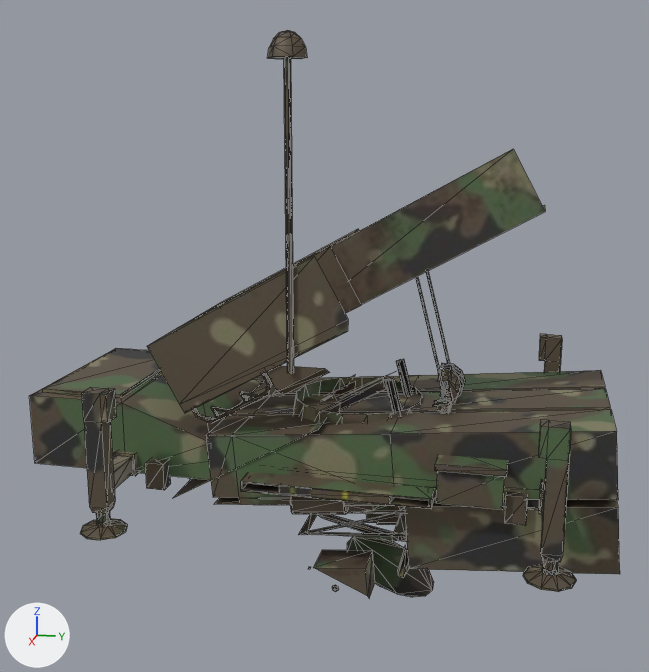
The glTF model fortuna-bot-web/games/airdef/models/nasams.glb: old version first, new version second.
The view is the same before and after, from a 50 mm camera at (11.06, 2.38, 4.81) aimed at (-0.01, 0.16, 2.04). Arrows for +X, +Y and +Z are at lower left; the lights stay in place. The picture after the commit comes second. Mesh edges are drawn as thin lines. Vertices at exactly the same position are counted once.

Names of what the first picture shows: 'body|object_0', 'cradle|object_0', 'turret|object_0'.
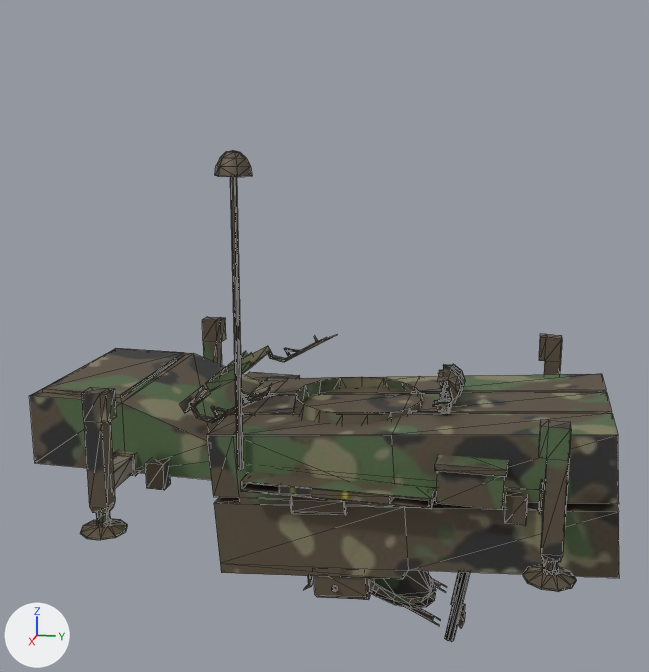
Changed parts and their boxes [x1, y1, x2, y2] in the pictures (649 x 672 px; the box of a moved part takes in the faces that stretch with it):
'body|object_0', reshaped (51% shorter): before [29, 30, 576, 592]; after [29, 317, 576, 592]
'cradle|object_0', reshaped (17% taller): before [206, 370, 620, 599]; after [207, 374, 619, 641]
'turret|object_0', reshaped: before [173, 359, 412, 513]; after [215, 150, 252, 470]
part 1 of me_turret_object_0, rebuilt (not visible afterwards): before [346, 505, 383, 513]
part 2 of me_turret_object_0, added: after [215, 150, 252, 177]
part 3 of me_turret_object_0, deleted: before [321, 372, 394, 411]
part 4 of me_turret_object_0, moved or reshaped: before [173, 359, 412, 498]; after [230, 177, 243, 470]
part 5 of me_cradle_object_0, moved or reshaped: before [252, 370, 605, 396]; after [252, 374, 606, 395]
part 6 of me_cradle_object_0, moved or reshaped (not visible afterwards): before [366, 506, 404, 523]
part 7 of me_cradle_object_0, rebuilt: before [347, 537, 434, 597]; after [371, 570, 436, 608]
part 8 of me_cradle_object_0, rebuilt: before [214, 497, 620, 578]; after [214, 497, 619, 579]
part 9 of me_cradle_object_0, rebuilt (not visible afterwards): before [308, 514, 400, 532]
part 10 of me_cradle_object_0, added: after [445, 572, 470, 641]
part 11 of me_cradle_object_0, added (mostly hidden): after [451, 572, 460, 605]
part 12 of me_cradle_object_0, moved or reshaped: before [206, 389, 618, 599]; after [207, 392, 619, 628]
part 13 of me_body_object_0, deleted: before [268, 30, 307, 59]
part 14 of me_body_object_0, deleted: before [284, 58, 294, 373]
part 15 of me_body_object_0, deleted (brown): before [267, 366, 330, 395]
part 16 of me_body_object_0, deleted (brown): before [147, 149, 545, 413]

The change, as a list of edits to the scene's bpy script:
```text
Change me_turret_object_0:
    remove me_turret_object_0.from_pydata(...)  # 388 vertices, 562 faces; spans x -1.21..1.27, y -1.59..1.59, z 0.0..1.69
    add me_turret_object_0.from_pydata(...)  # 319 vertices, 455 faces; spans x -0.91..1.51, y -1.21..1.21, z 0.0..4.44
    me_turret_object_0 part 1: the loose piece of 129 vertices spanning x -0.87..0.96, y -0.83..1.28, z 0.04..0.6 is rebuilt with 92 vertices and now spans x -0.91..0.91, y -1.21..0.89, z 0.04..0.6
    me_turret_object_0 part 2: a new loose piece of 25 vertices spanning x 1.13..1.51, y -0.82..-0.38, z 4.16..4.44, in mat_object_0 (picture img_image_0)
    me_turret_object_0 part 3: 6 loose pieces with 51 vertices, spanning x -1.21..1.22, y -1.56..1.57, z 0.07..1.63, are deleted
    me_turret_object_0 part 4: 35 vertices removed from x -0.43..1.27, y -1.59..1.51, z 0.07..1.69; 29 vertices added at x -0.46..1.35, y -0.64..1.18, z 0.28..4.17
    other edits to the shape of me_turret_object_0 do not show in these pictures
Change me_body_object_0:
    remove me_body_object_0.from_pydata(...)  # 1215 vertices, 2134 faces; spans x -2.28..2.28, y -3.42..3.42, z 0.0..5.68
    remove me_body_object_0.materials.append(mat_object_0_001)  # picture img_image_0
    add me_body_object_0.from_pydata(...)  # 1119 vertices, 1974 faces; spans x -2.28..2.28, y -3.42..3.42, z 0.0..1.77
    me_body_object_0 part 13: the loose piece of 25 vertices spanning x 1.14..1.53, y -0.19..0.25, z 5.4..5.68 is deleted
    me_body_object_0 part 14: the loose piece of 12 vertices spanning x 1.3..1.37, y -0.01..0.07, z 1.93..5.42 is deleted
    me_body_object_0 part 15: the loose piece of 6 vertices spanning x 0.77..1.28, y -0.32..0.47, z 1.6..1.99 is deleted
    me_body_object_0 part 16
    49 vertices are removed from x -1.34..1.31, y -1.76..2.84, z 1.71..4.44
    91 faces are deleted
    other edits to the shape of me_body_object_0 do not show in these pictures
    add me_body_object_0.materials.append(mat_object_0_002)  # picture img_image_0
Change me_cradle_object_0:
    remove me_cradle_object_0.from_pydata(...)  # 291 vertices, 418 faces; spans x -1.45..1.38, y -1.06..3.9, z -1.35..1.47
    remove me_cradle_object_0.materials.append(mat_object_0_002)  # picture img_image_0
    add me_cradle_object_0.from_pydata(...)  # 434 vertices, 685 faces; spans x -1.45..1.38, y -1.05..3.9, z -1.83..1.43
    me_cradle_object_0 part 5: the loose piece of 20 vertices spanning x -1.37..-0.43, y -1.01..3.82, z 0.14..1.45 is turned -0.7 degrees about the x axis through the mesh origin, in mat_object_0_001 (picture img_image_0)
    me_cradle_object_0 part 6: the loose piece of 8 vertices spanning x -0.91..-0.64, y 0.62..1.3, z -0.82..-0.5 is moved by (0.0, -0.01, -0.01), in mat_object_0_001 (picture img_image_0)
    me_cradle_object_0 part 7: the loose piece of 17 vertices spanning x -0.65..0.65, y 0.48..1.66, z -1.35..-0.83 is rebuilt with 56 vertices and now spans x -0.74..0.74, y 0.09..1.69, z -1.48..-0.64, in mat_object_0_001 (picture img_image_0)
    me_cradle_object_0 part 8: the loose piece of 16 vertices spanning x 0.42..1.36, y -0.98..3.85, z -0.57..0.58 is rebuilt with 24 vertices and now spans x 0.42..1.36, y -0.98..3.85, z -0.78..0.54, in mat_object_0_001 (picture img_image_0)
    me_cradle_object_0 part 9: the loose piece of 6 vertices spanning x -0.36..0.33, y -0.05..1.2, z -0.59..-0.48 is rebuilt with 8 vertices and now spans x -0.36..0.33, y -0.06..1.2, z -0.68..-0.5, in mat_object_0_001 (picture img_image_0)
    me_cradle_object_0 part 10: a new loose piece of 14 vertices spanning x 0.41..0.54, y 1.86..2.22, z -1.82..-0.4, in mat_object_0_001 (picture img_image_0)
    me_cradle_object_0 part 11: a new loose piece of 14 vertices spanning x -0.47..-0.34, y 1.88..2.24, z -1.83..-0.41, in mat_object_0_001 (picture img_image_0)
    me_cradle_object_0 part 12: 8 vertices moved within x -0.45..1.35, y -0.65..0.58, z -0.77..0.18; 119 vertices removed from x -1.43..1.38, y -1.06..3.87, z -0.95..1.47; 167 vertices added at x -1.43..1.38, y -1.05..3.87, z -1.78..1.43
    other edits to the shape of me_cradle_object_0 do not show in these pictures
    add me_cradle_object_0.materials.append(mat_object_0_001)  # picture img_image_0
```
